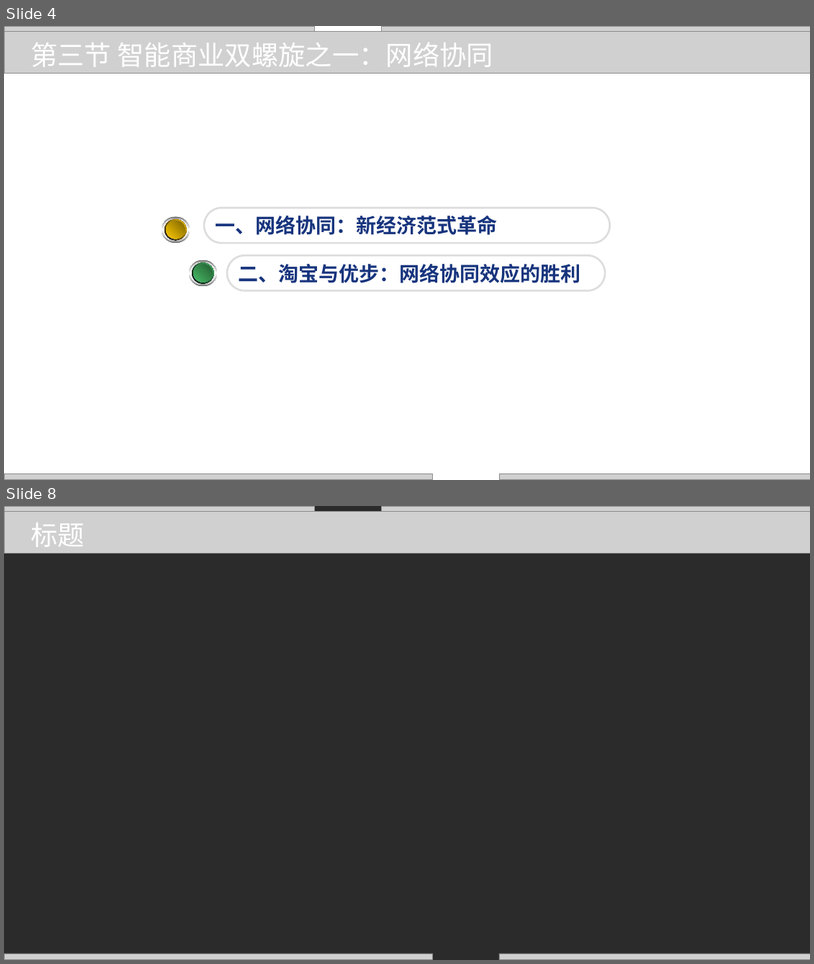
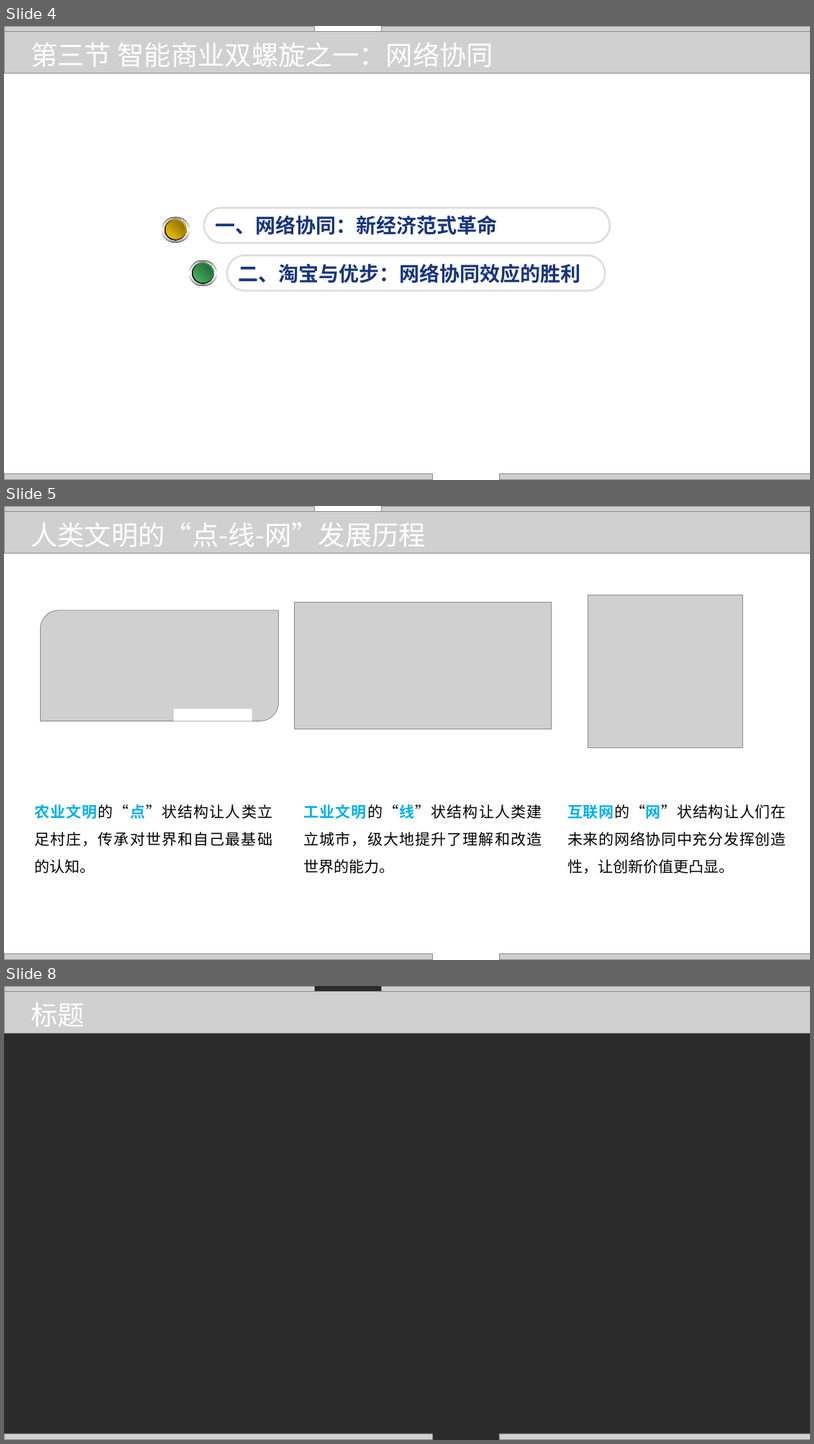
Before and after one commit to zhangjianzhang/intelligent_business, a slide deck: files/slides/lecture_3.pptx. Shown one above the other, each under a label of ours: slides 4 and 8 before the commit, slides 4, 5 and 8 after it; the slides between them are not shown. The pictures are 814x964 and 814x1444 pixels, drawn with LibreOffice and Linux fonts; fonts in the diff are those of the drawing; grey boxes stand for pictures; background and template pictures are left out; a plain dark background stands for a picture behind light text. Boxes give left, top, right and bottom in pixels: in the first picture for what was removed or moved away, otherwise in the second. Text is boxed around its words. In the diff, an @@ line names an element or a change of style, - is before the commit and + after.

```diff
--- a/files/slides/lecture_3.pptx
+++ b/files/slides/lecture_3.pptx
@@ slide 5 added at <box>4,506,810,960</box>, background picture (left out) @@
@@ picture added at <box>4,512,810,554</box> @@
@@ text added at <box>31,523,426,547</box>, 32 pt, text #FFFFFF @@
+人类文明的“点-线-网”发展历程
@@ picture added at <box>40,610,278,721</box> @@
@@ picture added at <box>295,602,551,728</box> @@
@@ picture added at <box>588,595,743,747</box> @@
@@ rectangle added at <box>174,708,252,721</box>, fill #FFFFFF @@
@@ text added at <box>34,804,273,873</box>, 18 pt, text #000000 @@
+农业文明的“点”状结构让人类立足村庄，传承对世界和自己最基础的认知。
@@ text added at <box>304,804,542,873</box>, 18 pt, text #000000 @@
+工业文明的“线”状结构让人类建立城市，级大地提升了理解和改造世界的能力。
@@ text added at <box>568,804,786,873</box>, 18 pt, text #000000 @@
+互联网的“网”状结构让人们在未来的网络协同中充分发挥创造性，让创新价值更凸显。
@@ group added at <box>4,506,810,959</box>: 4 pictures @@
```
Also in this commit, not shown: 2 other slides added, 3 slides removed, 6 other files.
